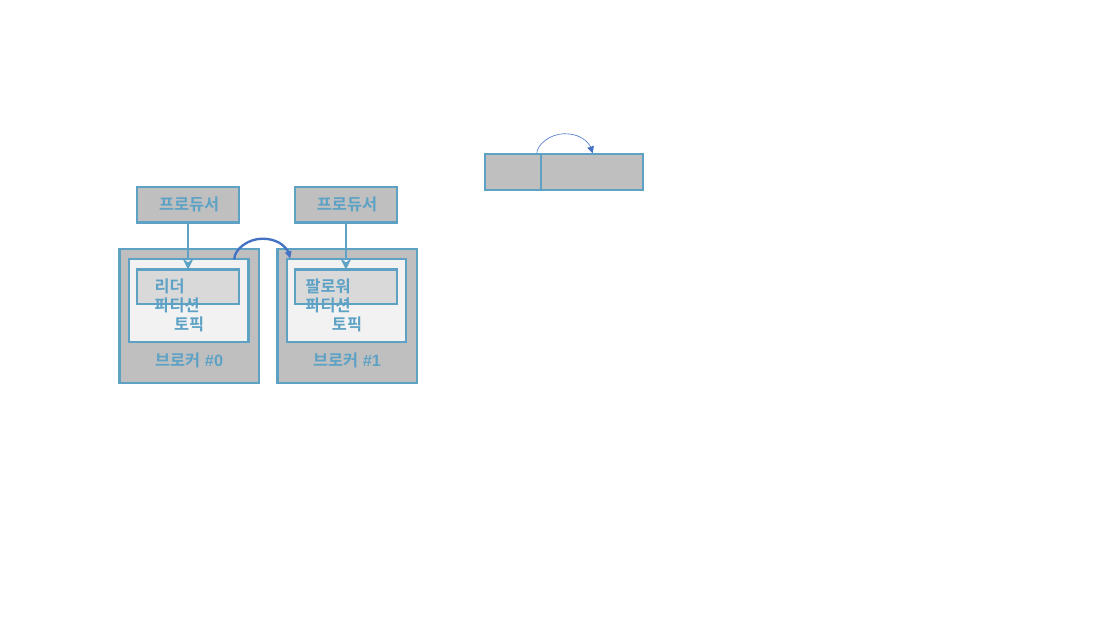
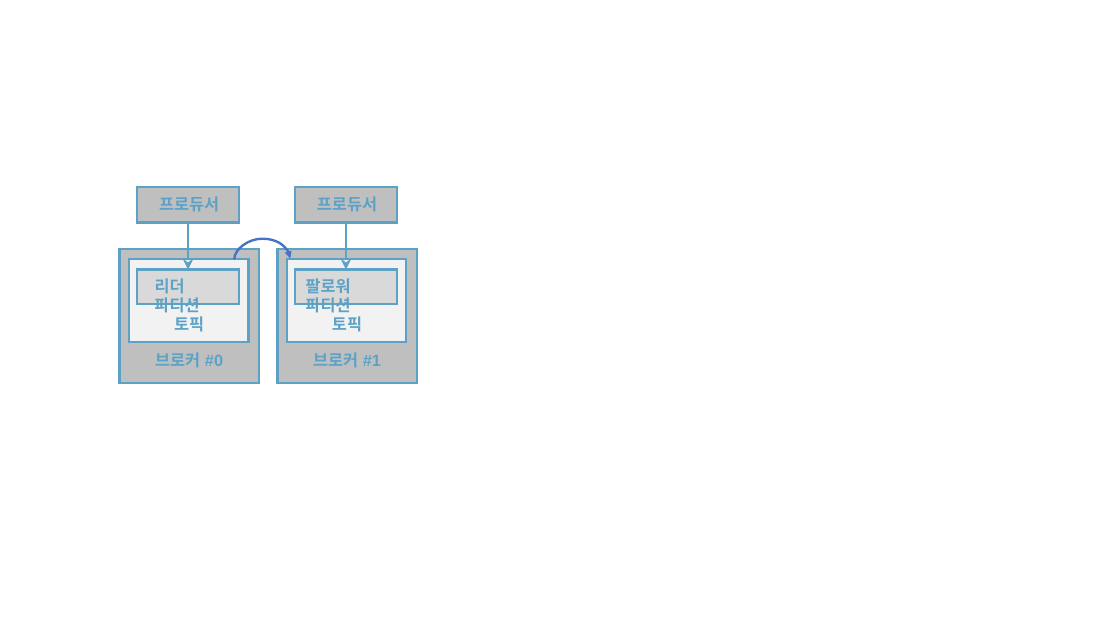
Before and after one commit to rudaks-han/book-summary, a slide deck: slide 22 of 아파치카프카_with자바/ref/프레젠테이션1.pptx. Drawn at 1120x630 pixels with LibreOffice and Linux fonts; fonts in the diff are those of the drawing. Boxes give left, top, right and bottom in pixels: in the first picture for what was removed or moved away, otherwise in the second. Text is boxed around its words. In the diff, an @@ line names an element or a change of style, - is before the commit and + after.

```diff
--- a/아파치카프카_with자바/ref/프레젠테이션1.pptx
+++ b/아파치카프카_with자바/ref/프레젠테이션1.pptx
@@ curved arrow removed from (537, 155) to (593, 154) @@
@@ rectangle removed at <box>485,154,586,189</box> @@
@@ rectangle removed at <box>541,154,643,189</box> @@
```
Also in this commit, not shown: 7 slides added, 20 other files.
